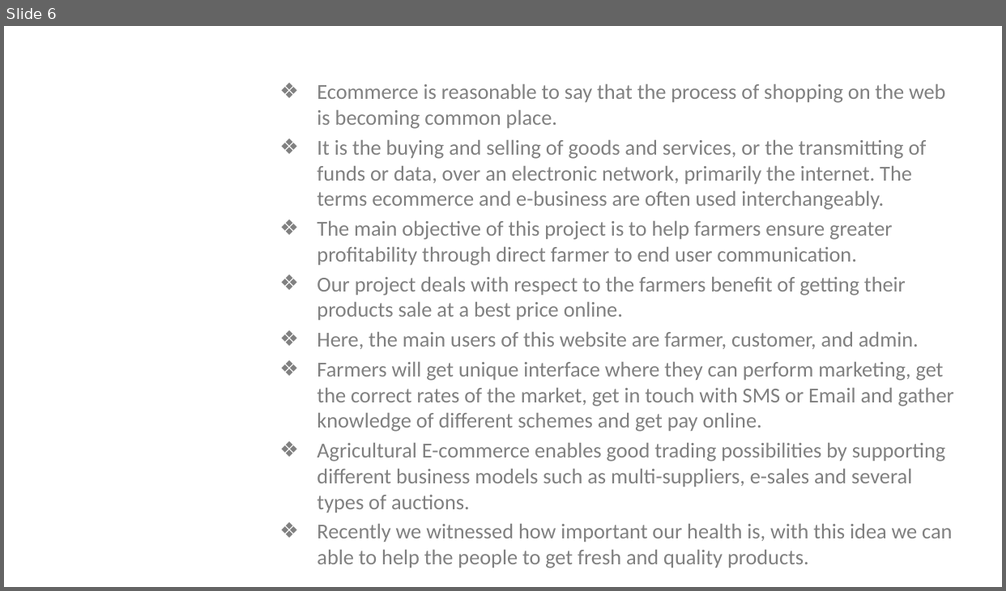
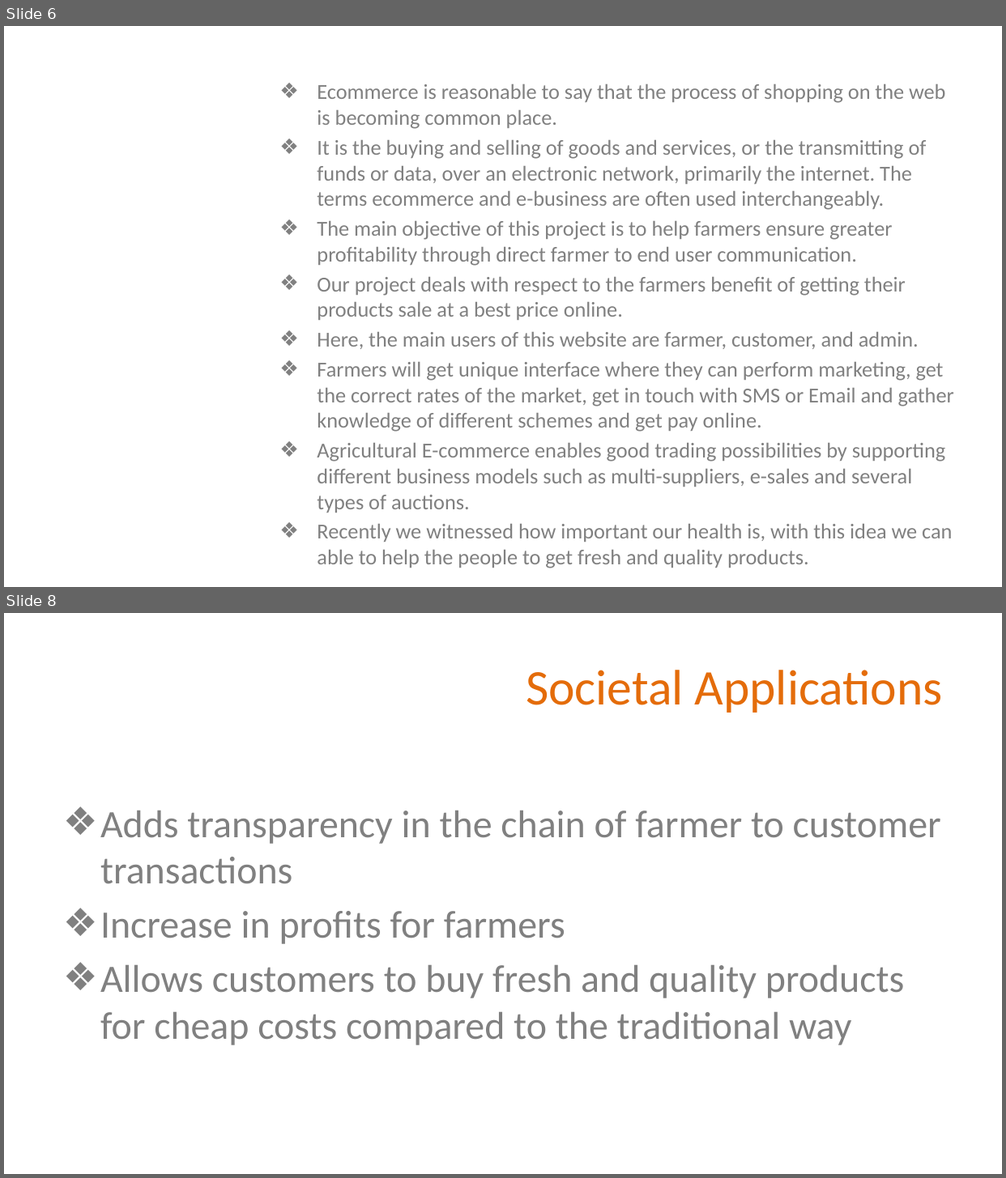
Before and after one commit to vamsi-03/project, a slide deck: project review 1.pptx. Shown one above the other, each under a label of ours: slide 6 before the commit, slides 6 and 8 after it; the slides between them are not shown. The pictures are 1006x591 and 1006x1178 pixels, drawn with LibreOffice and Linux fonts; fonts in the diff are those of the drawing; background and template pictures are left out. Boxes give left, top, right and bottom in pixels: in the first picture for what was removed or moved away, otherwise in the second. Text is boxed around its words. In the diff, an @@ line names an element or a change of style, - is before the commit and + after.

```diff
--- a/project review 1.pptx
+++ b/project review 1.pptx
@@ slide 8 added at [4, 613, 1002, 1174], background picture (left out) @@
@@ title added at [526, 670, 943, 713], 36 pt, text #E46C0A @@
+Societal Applications
@@ text added at [100, 811, 941, 1046], 28 pt, text #808080 @@
+❖ Adds transparency in the chain of farmer to customer transactions
+❖ Increase in profits for farmers
+❖ Allows customers to buy fresh and quality products for cheap costs compared to the traditional way
```
Also in this commit, not shown: 1 slide changed, 2 other slides added, 1 slide removed.
